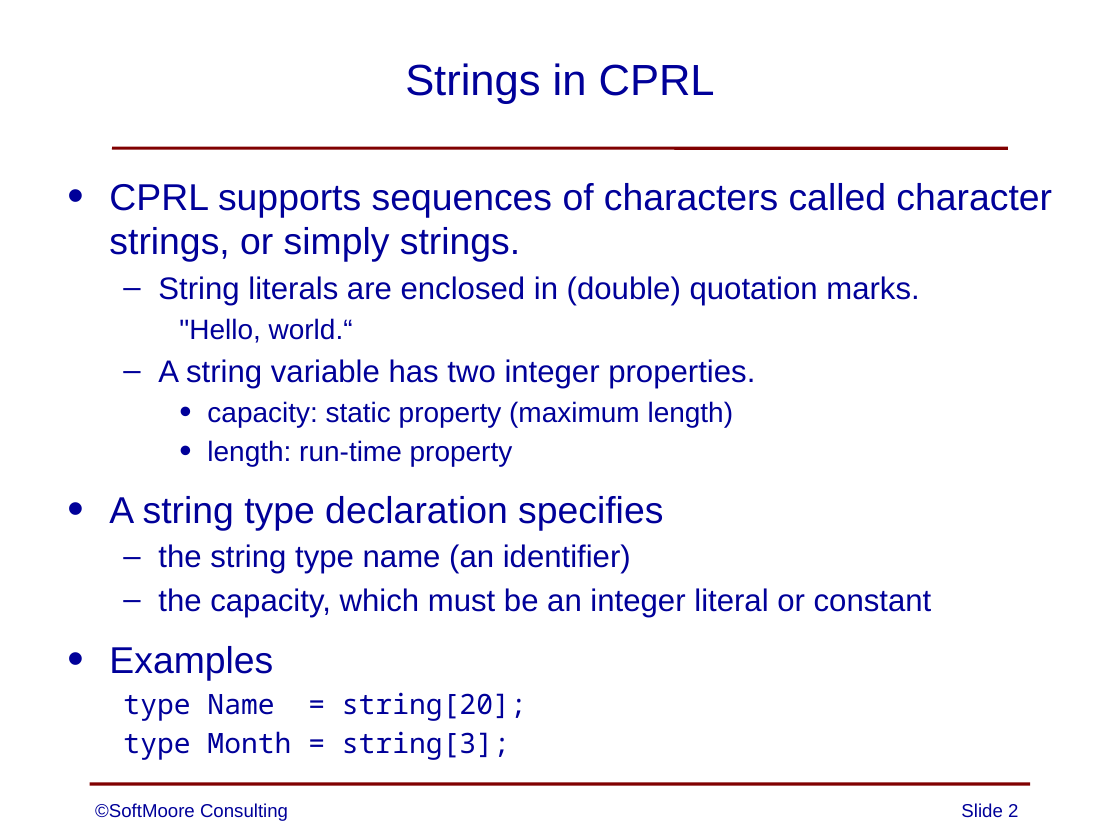
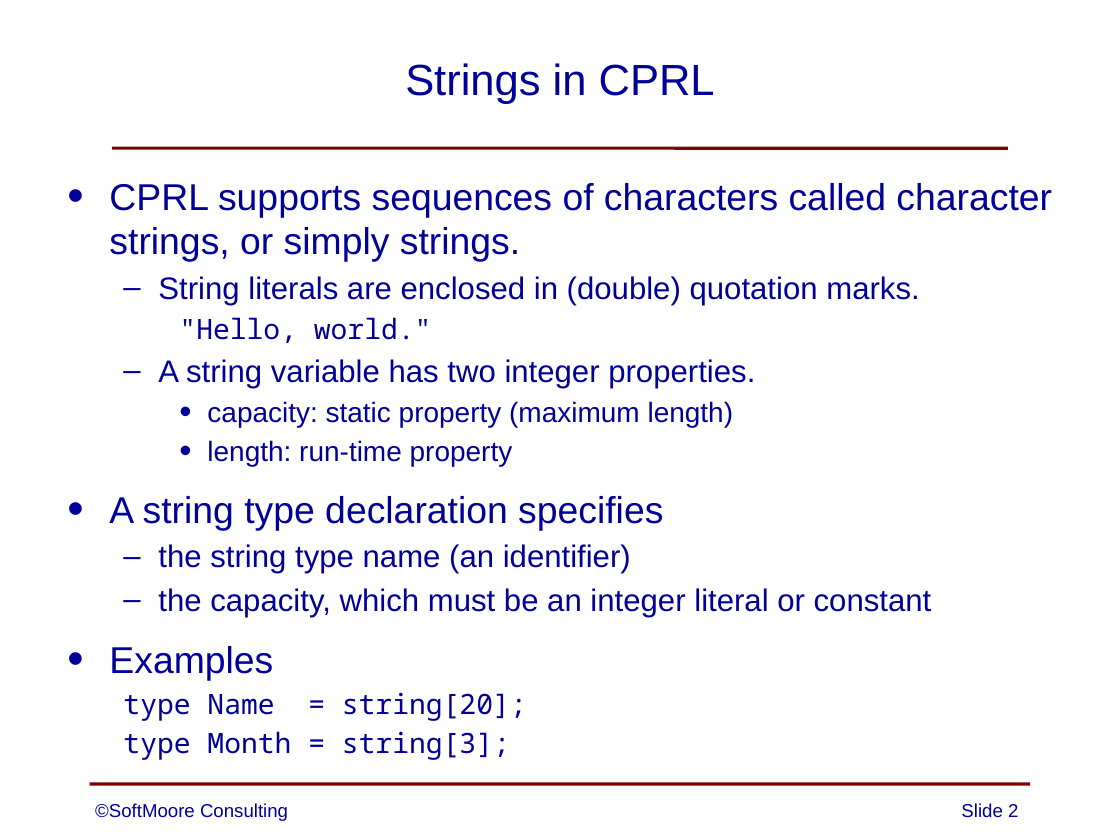
Before and after one commit to SoftMoore/CPRL-Java-3rd, a slide deck: slide 2 of PowerPoints/15 - Strings.pptx. Drawn at 1120x840 pixels with LibreOffice and Linux fonts; fonts in the diff are those of the drawing. Boxes give left, top, right and bottom in pixels: in the first picture for what was removed or moved away, otherwise in the second. Text is boxed around its words. In the diff, an @@ line names an element or a change of style, - is before the commit and + after.

Commit message:
minor edits to one slide

```diff
--- a/PowerPoints/15 - Strings.pptx
+++ b/PowerPoints/15 - Strings.pptx
@@ text at [179, 317, 432, 343]: text changed; font Arial to Noto Sans Mono @@
-    "Hello, world.“
+    "Hello, world."
```
